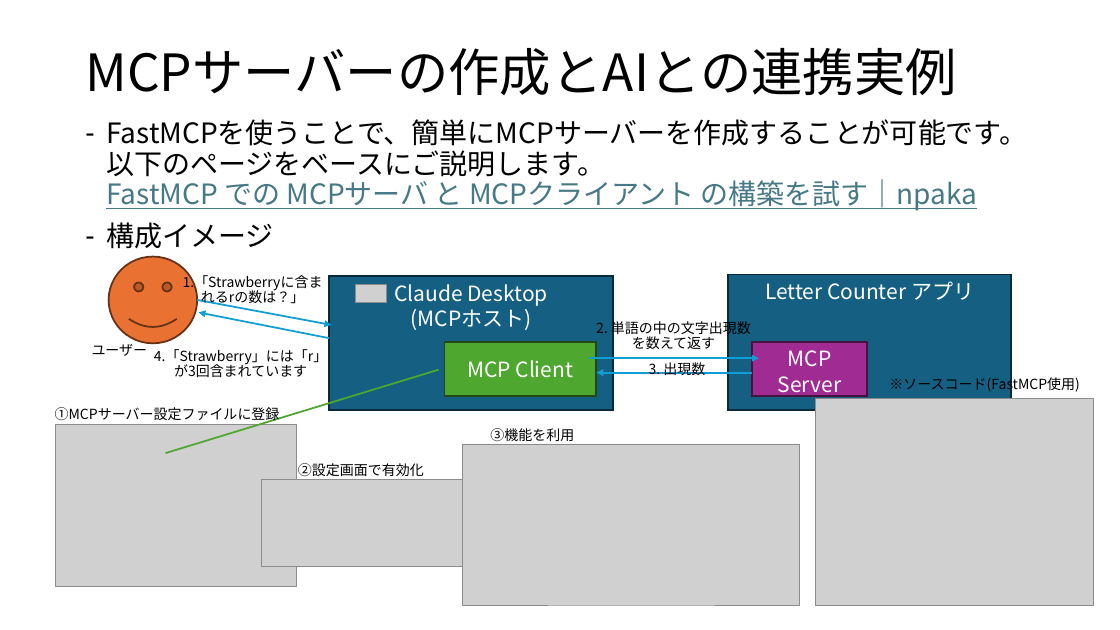
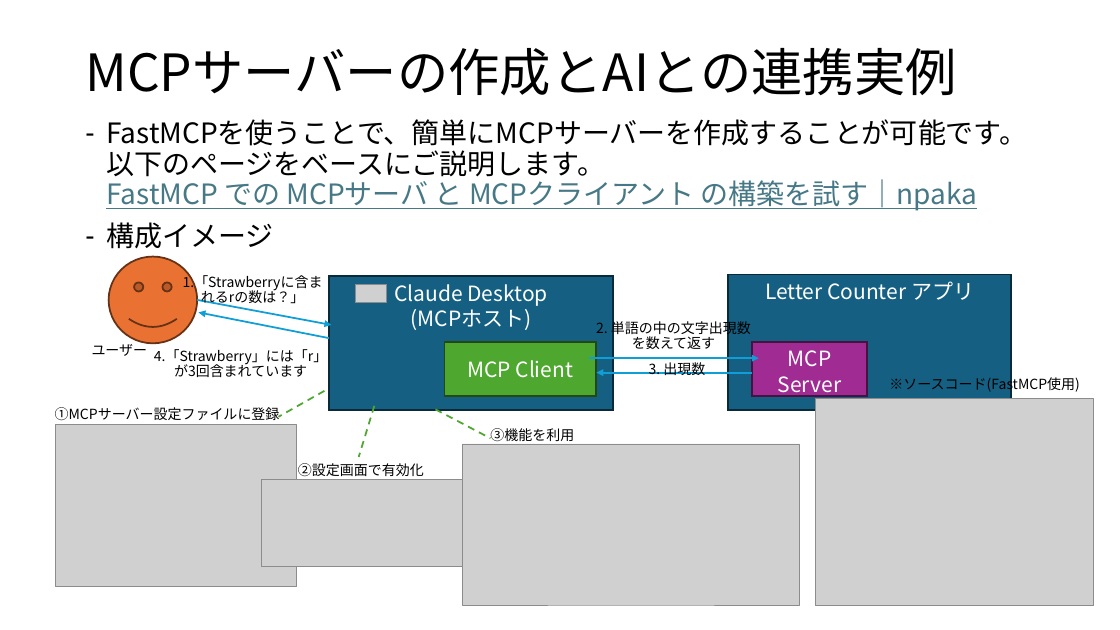
Before and after one commit to koga-miko/misc, a slide deck: slide 9 of raspberry-pi-report/MCPについて.pptx. Drawn at 1120x630 pixels with LibreOffice and Linux fonts; fonts in the diff are those of the drawing; grey boxes stand for pictures. Boxes give left, top, right and bottom in pixels: in the first picture for what was removed or moved away, otherwise in the second. Text is boxed around its words. In the diff, an @@ line names an element or a change of style, - is before the commit and + after.

```diff
--- a/raspberry-pi-report/MCPについて.pptx
+++ b/raspberry-pi-report/MCPについて.pptx
@@ line moved from (439, 370) - (166, 453) to (324, 391) - (279, 417) @@
@@ line (324, 391) - (279, 417): stroke #4EA72E 1.5 pt to #4EA72E 1.5 pt dashed @@
@@ line added from (375, 406) to (359, 457), #4EA72E 1.5 pt dashed @@
@@ line added from (435, 409) to (491, 439), #4EA72E 1.5 pt dashed @@
```
Also in this commit, not shown: 1 other slide changed.
